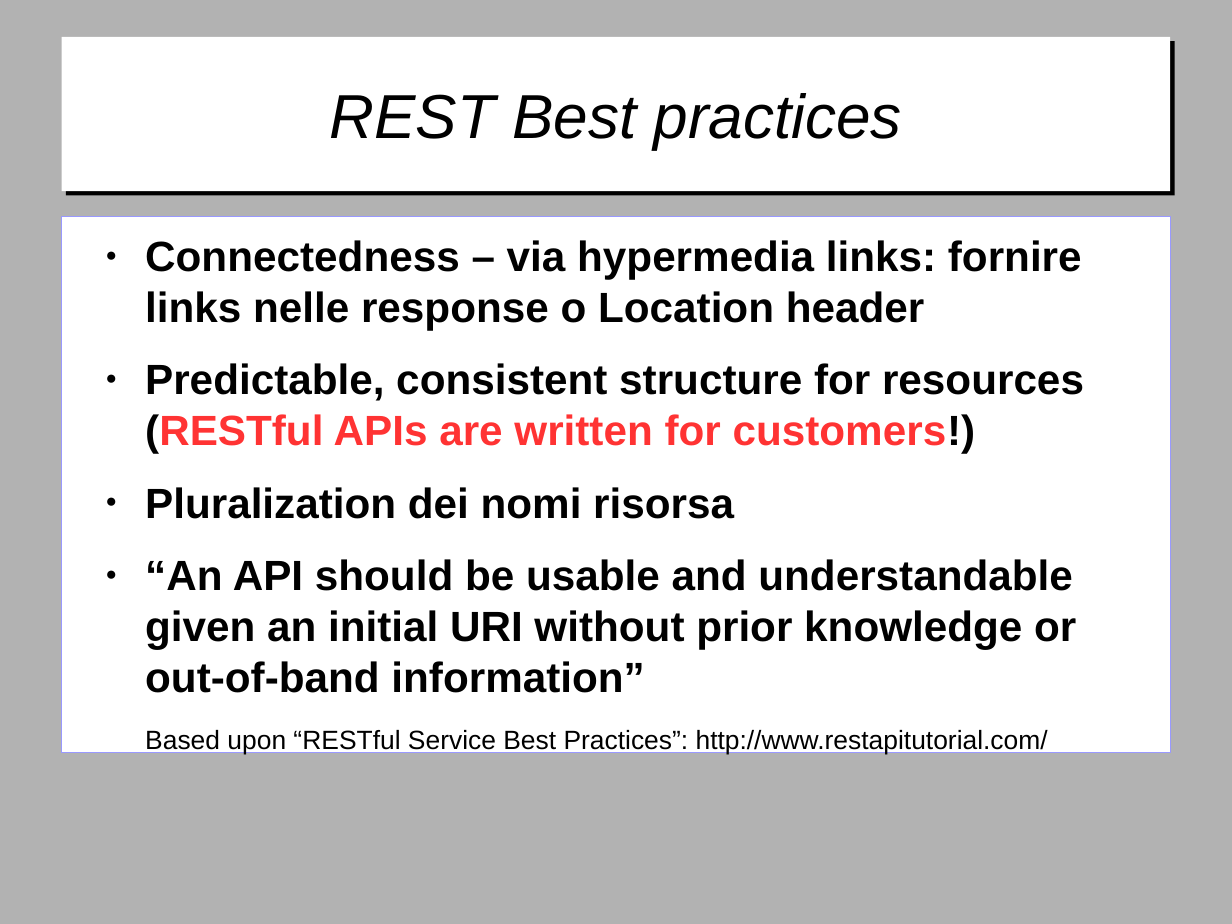
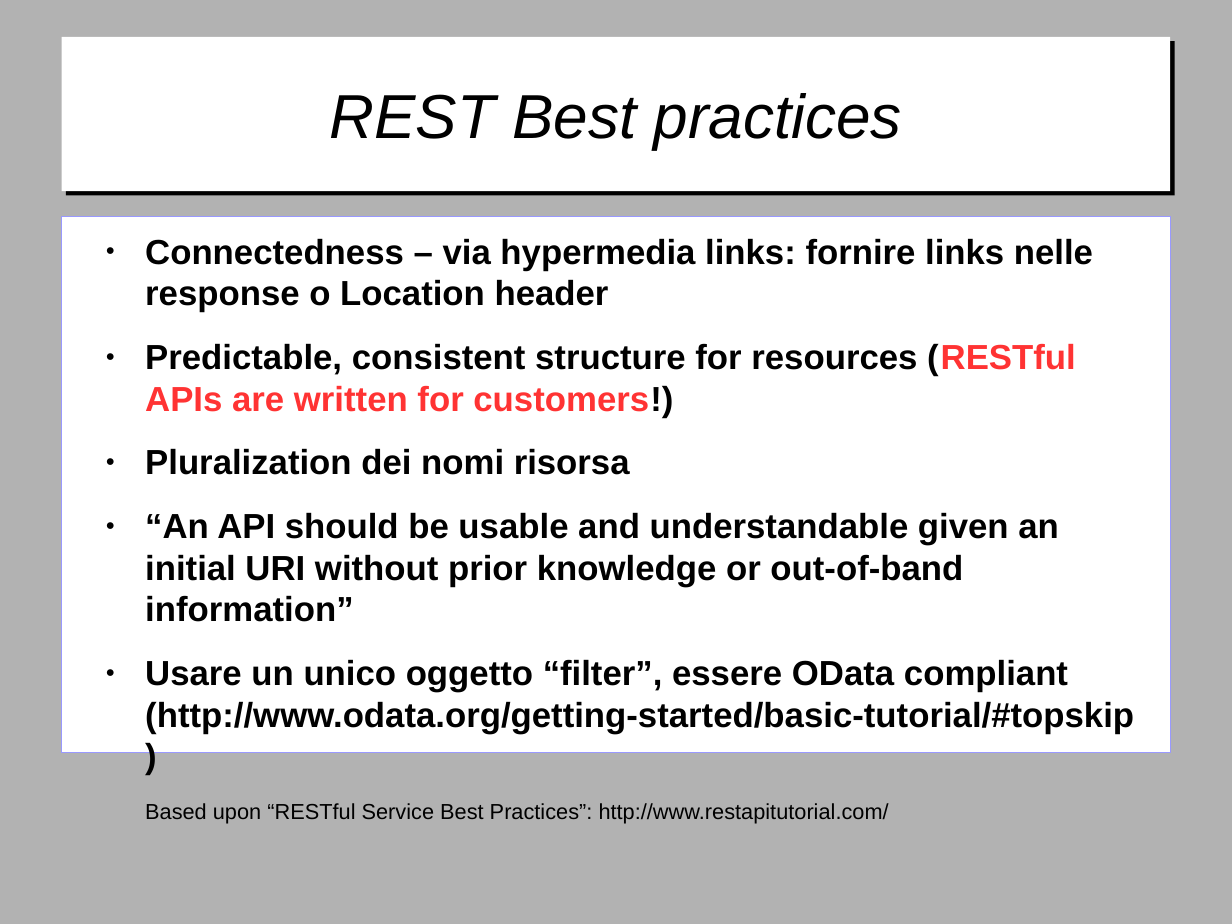
Before and after one commit to gitfer/ARXCourse, a slide deck: slide 37 of ARXCourse.odp. Drawn at 1232x924 pixels with LibreOffice and Linux fonts; fonts in the diff are those of the drawing; background and template pictures are left out. Boxes give left, top, right and bottom in pixels: in the first picture for what was removed or moved away, otherwise in the second. Text is boxed around its words. In the diff, an @@ line names an element or a change of style, - is before the commit and + after.

Commit message:
Completato REST

```diff
--- a/ARXCourse.odp
+++ b/ARXCourse.odp
@@ text at (145,238,1093,824): size 27.2 to 22.4 pt in "Connectedness – via hypermedia links: fornire links ...", "Predictable, consistent structure for resources (RESTful API ...", "Pluralization dei nomi risorsa", "“An API should be usable and understandable ..."; size 17 to 14 pt in "Based upon “RESTful Service Best Practices”: http://www.rest ..." @@
@@ text at (145,659,1134,734): paragraph added @@
+● Usare un unico oggetto “filter”, essere OData compliant (http://www.odata.org/getting-started/basic-tutorial/#topskip)
```
Also in this commit, not shown: 11 slides added.
